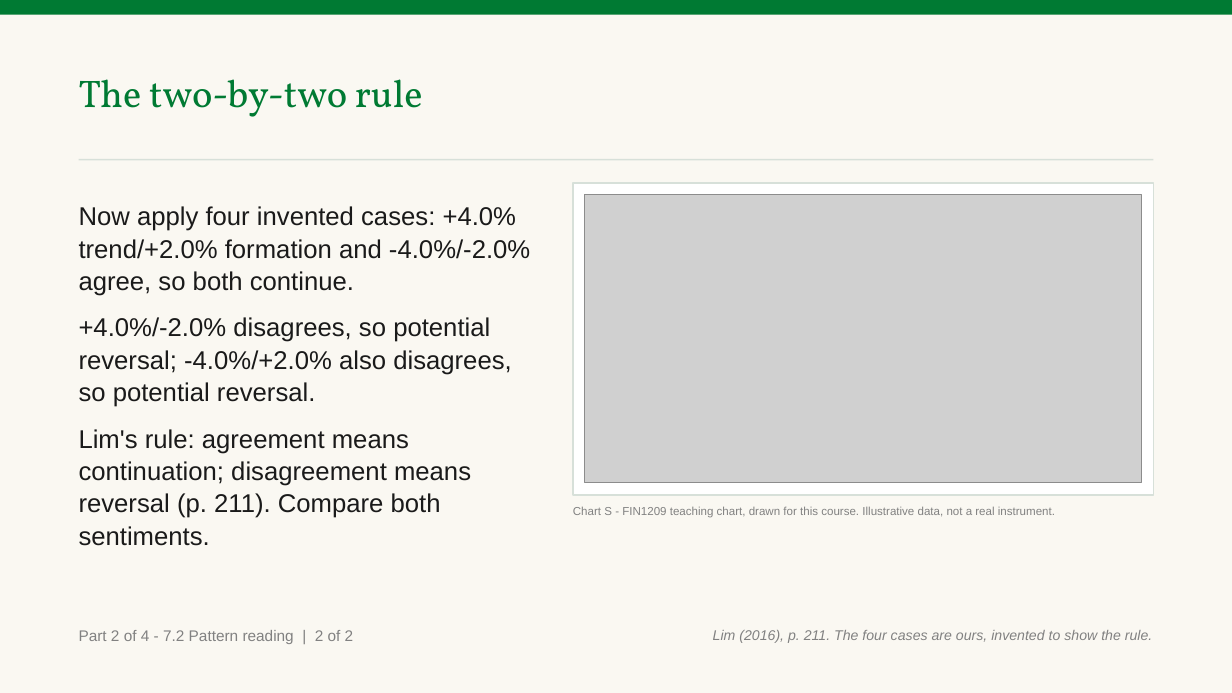
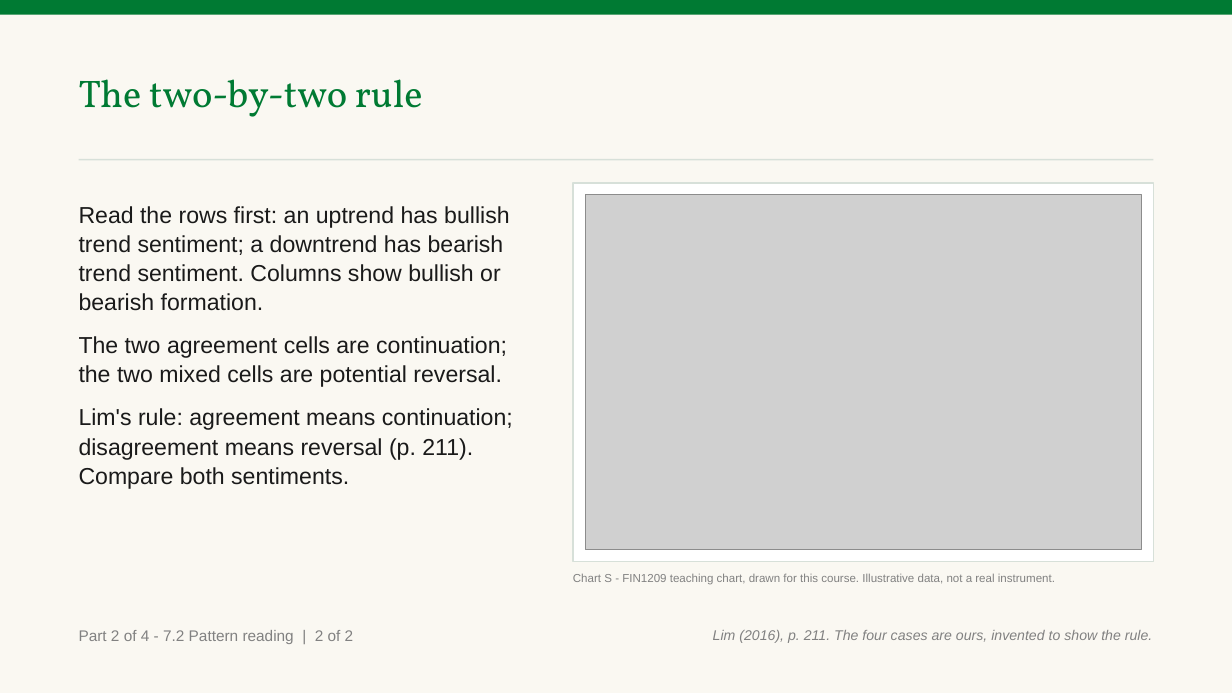
Before and after one commit to benjiesotelo-sudo/Telos_FIN1209, a slide deck: slide 17 of chapter-07/FIN1209-Chapter-07.pptx. Drawn at 1232x693 pixels with LibreOffice and Linux fonts; fonts in the diff are those of the drawing; grey boxes stand for pictures. Boxes give left, top, right and bottom in pixels: in the first picture for what was removed or moved away, otherwise in the second. Text is boxed around its words. In the diff, an @@ line names an element or a change of style, - is before the commit and + after.

Commit message:
Improve sentiment table and worked read

```diff
--- a/chapter-07/FIN1209-Chapter-07.pptx
+++ b/chapter-07/FIN1209-Chapter-07.pptx
@@ text at (79, 206, 509, 387): text changed; size 20 to 18 pt @@
-Now apply four invented cases: +4.0% trend/+2.0% formation and -4.0%/-2.0% agree, so both continue.
-+4.0%/-2.0% disagrees, so potential reversal; -4.0%/+2.0% also disagrees, so potential reversal.
+Read the rows first: an uptrend has bullish trend sentiment; a downtrend has bearish trend sentiment. Columns show bullish or bearish formation.
+The two agreement cells are continuation; the two mixed cells are potential reversal.
@@ rectangle: place and size @@
-rectangle at (573, 183, 1153, 495)
+rectangle at (573, 183, 1153, 562)
@@ picture: place and size @@
-picture at (585, 195, 1141, 483)
+picture at (585, 195, 1141, 550)
@@ text at (79, 408, 513, 489): size 20 to 18 pt in "Lim's rule: agreement means continuation; disagreement means ..." @@
@@ text "Chart S - FIN1209 teaching ...": place and size @@
-text "Chart S - FIN1209 teaching ..." at (573, 506, 1055, 518)
+text "Chart S - FIN1209 teaching ..." at (573, 573, 1055, 585)
```
Also in this commit, not shown: 4 other slides changed, 2 other files.
